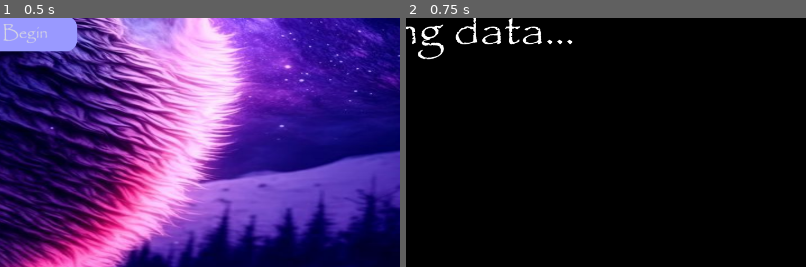
Above: before the commit, frames 1-2 (left to right).
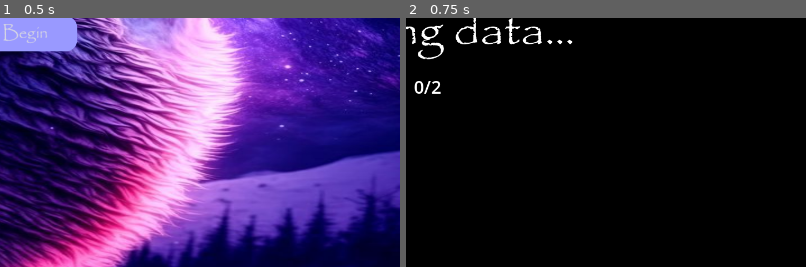
Above: after the commit, the same moments.

Repository: KingsSack/project-xenon-sky
Game: Godot game, scene res://main.tscn
The game is run twice, just before and just after one commit, with the same random seed, the same clock (stepped at 60 frames per second) and the same inputs.
Inputs:
- Up to frame 1 (0.5 s): no input
- Up to frame 2 (0.75 s): click "Begin" at 0.5 s
The pictures show only the part of the screen within x 47-97%, y 47-97%; the shares and areas given below are measured in that part.

Frame 1 is identical in both runs. In frame 2, 0.2% of the frame differs, in the area x 2-9%, y 25-31%.

Commit message:
Enhance loading screen and constelation features; add loading progress label and editor functionality

Diff:
--- /dev/null
+++ b/loading_progress.gd
@@ -0,0 +1,8 @@
+extends Label
+
+func _process(_delta):
+	if get_node("/root/Node3D").exoplanet_data_recieved or get_node("/root/Node3D").star_data_recieved:
+		if get_node("/root/Node3D").exoplanet_data_recieved and get_node("/root/Node3D").star_data_recieved:
+			text = "2/2"
+		else:
+			text = "1/2"
--- a/loading_screen.tscn
+++ b/loading_screen.tscn
@@ -1,6 +1,7 @@
-[gd_scene load_steps=6 format=3 uid="uid://cds54em2tc1hg"]
+[gd_scene load_steps=8 format=3 uid="uid://cds54em2tc1hg"]
 
 [ext_resource type="FontFile" uid="uid://buh8lyi6jme71" path="res://assets/papyrus.ttf" id="1_lon3s"]
+[ext_resource type="Script" path="res://loading_progress.gd" id="2_vrajy"]
 
 [sub_resource type="GDScript" id="GDScript_bkvic"]
 script/source = "extends Control
@@ -25,6 +26,9 @@
 [sub_resource type="LabelSettings" id="LabelSettings_kihjf"]
 font = ExtResource("1_lon3s")
 font_size = 85
+
+[sub_resource type="LabelSettings" id="LabelSettings_110xs"]
+font_size = 32
 
 [node name="LoadingScreen" type="Control"]
 layout_mode = 3
@@ -56,3 +60,14 @@
 offset_bottom = 508.0
 text = "Loading data..."
 label_settings = SubResource("LabelSettings_kihjf")
+
+[node name="Label2" type="Label" parent="."]
+layout_mode = 0
+offset_left = 662.0
+offset_top = 517.0
+offset_right = 756.0
+offset_bottom = 543.0
+text = "0/2"
+label_settings = SubResource("LabelSettings_110xs")
+horizontal_alignment = 1
+script = ExtResource("2_vrajy")
--- /dev/null
+++ b/scripts/constelation_editor.gd
@@ -0,0 +1,6 @@
+extends CheckButton
+
+var editor_enabled := false
+
+func _on_toggled(toggled_on):
+	editor_enabled = toggled_on
--- a/scripts/constelations.gd
+++ b/scripts/constelations.gd
@@ -1,9 +1,9 @@
 extends Node2D
 
 func _ready():
-	Global.constelation_create.connect(_on_constelation_create)
+	Global.create_constelation.connect(_on_creae_constelation)
 
-func _on_constelation_create(pos1 : Vector3, pos2 : Vector3):
+func _on_creae_constelation(pos1 : Vector3, pos2 : Vector3):
 	var line = ImmediateMesh.new()
 	line.surface_begin(Mesh.PRIMITIVE_LINES)
 	line.surface_set_color(Color(1.0, 0.0, 0.0))
--- a/scripts/global.gd
+++ b/scripts/global.gd
@@ -9,13 +9,13 @@
 	exoplanet_changed.emit(planet_name)
 	print("Exoplanet set to: ", current_exoplanet)
 
-signal constelation_create(pos1 : Vector3, pos2 : Vector3)
+signal create_constelation(pos1 : Vector3, pos2 : Vector3)
 
 var selected_stars = []
 
-func add_star(star : Node3D):
+func add_star_to_constelation(star : Node3D):
 	selected_stars.append(star)
 	if len(selected_stars) == 2:
 		# constelation_create.emit(get_viewport().get_camera_3d().unproject_position(selected_stars[0].global_transform.origin), get_viewport().get_camera_3d().unproject_position(selected_stars[1].global_transform.origin))
-		constelation_create.emit(selected_stars[0].global_transform.origin, selected_stars[1].global_transform.origin)
+		create_constelation.emit(selected_stars[0].global_transform.origin, selected_stars[1].global_transform.origin)
 		selected_stars = []
--- a/scripts/load_app.gd
+++ b/scripts/load_app.gd
@@ -108,8 +108,9 @@
 		var star_pos = stars[star]
 		star_pos -= pos
 		star_pos *= 100
-		if (star_pos.length()<100):
+		if (star_pos.length() < 100):
 			var new_star_scene = star_scene.instantiate()
+			new_star_scene.star_name = star
 			new_star_scene.translate(star_pos)
 			$Node.add_child(new_star_scene)
 
--- /dev/null
+++ b/scripts/star.gd
@@ -0,0 +1,3 @@
+extends Node3D
+
+var star_name : String
--- a/scripts/star_button.gd
+++ b/scripts/star_button.gd
@@ -6,4 +6,7 @@
 	position = get_viewport().get_camera_3d().unproject_position(star.global_transform.origin)
 
 func _on_pressed():
-	Global.add_star(star)
+	get_node("/root/Node3D/CanvasLayer/Control/Label2").text = "Selected star: " + star.star_name
+
+	if get_node("/root/Node3D/CanvasLayer/Control/Control2/CheckButton").editor_enabled:
+		Global.add_star_to_constelation(star)
--- a/star.tscn
+++ b/star.tscn
@@ -1,8 +1,10 @@
-[gd_scene load_steps=2 format=3 uid="uid://dxr8klbcdq7bj"]
+[gd_scene load_steps=3 format=3 uid="uid://dxr8klbcdq7bj"]
 
+[ext_resource type="Script" path="res://scripts/star.gd" id="1_h6gje"]
 [ext_resource type="Texture2D" uid="uid://ok8uj6hhbyk4" path="res://assets/star2.png" id="1_wdv6t"]
 
 [node name="Star" type="Node3D"]
+script = ExtResource("1_h6gje")
 
 [node name="OmniLight3D" type="OmniLight3D" parent="."]
 light_energy = 16.0
--- a/ui.tscn
+++ b/ui.tscn
@@ -1,11 +1,12 @@
-[gd_scene load_steps=12 format=3 uid="uid://bnss1urf5ebkf"]
+[gd_scene load_steps=13 format=3 uid="uid://bnss1urf5ebkf"]
 
 [ext_resource type="FontFile" uid="uid://buh8lyi6jme71" path="res://assets/papyrus.ttf" id="1_28hgo"]
-[ext_resource type="PackedScene" uid="uid://dw3jlg0bslru" path="res://sidebar.tscn" id="1_84egq"]
+[ext_resource type="PackedScene" uid="uid://bwdy1bhcexh7f" path="res://sidebar.tscn" id="1_84egq"]
 [ext_resource type="Script" path="res://scripts/ui.gd" id="1_kgh5u"]
 [ext_resource type="Script" path="res://scripts/get_exoplanet_name.gd" id="4_jb8p2"]
 [ext_resource type="Script" path="res://scripts/planet_info.gd" id="5_2mgws"]
 [ext_resource type="Script" path="res://scripts/fov_slider.gd" id="5_tde2r"]
+[ext_resource type="Script" path="res://scripts/constelation_editor.gd" id="7_x2pmn"]
 
 [sub_resource type="LabelSettings" id="LabelSettings_o828k"]
 font = ExtResource("1_28hgo")
@@ -116,7 +117,29 @@
 offset_bottom = 718.0
 script = ExtResource("5_tde2r")
 
+[node name="Control2" type="Control" parent="."]
+anchors_preset = 0
+offset_right = 40.0
+offset_bottom = 40.0
+
+[node name="Label" type="Label" parent="Control2"]
+layout_mode = 0
+offset_left = 1097.0
+offset_top = 699.0
+offset_right = 1246.0
+offset_bottom = 722.0
+text = "Constelation Editor"
+
+[node name="CheckButton" type="CheckButton" parent="Control2"]
+layout_mode = 0
+offset_left = 1249.0
+offset_top = 700.0
+offset_right = 1293.0
+offset_bottom = 724.0
+script = ExtResource("7_x2pmn")
+
 [connection signal="text_changed" from="LineEdit" to="." method="_on_line_edit_text_changed"]
 [connection signal="toggled" from="CheckButton" to="." method="_on_check_button_toggled"]
 [connection signal="drag_ended" from="VSlider" to="VSlider" method="_on_drag_ended"]
 [connection signal="drag_started" from="VSlider" to="VSlider" method="_on_drag_started"]
+[connection signal="toggled" from="Control2/CheckButton" to="Control2/CheckButton" method="_on_toggled"]
Not shown: 1 places in main.tscn that only renumber resources
